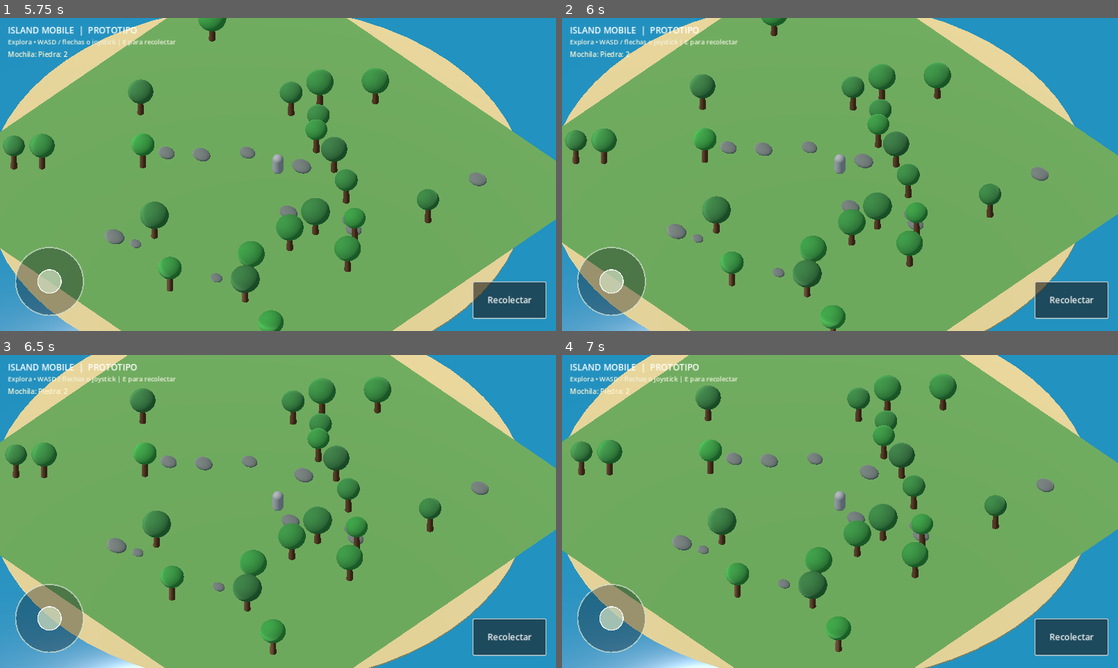
Above: before the commit, frames 1-4 (two rows, left to right).
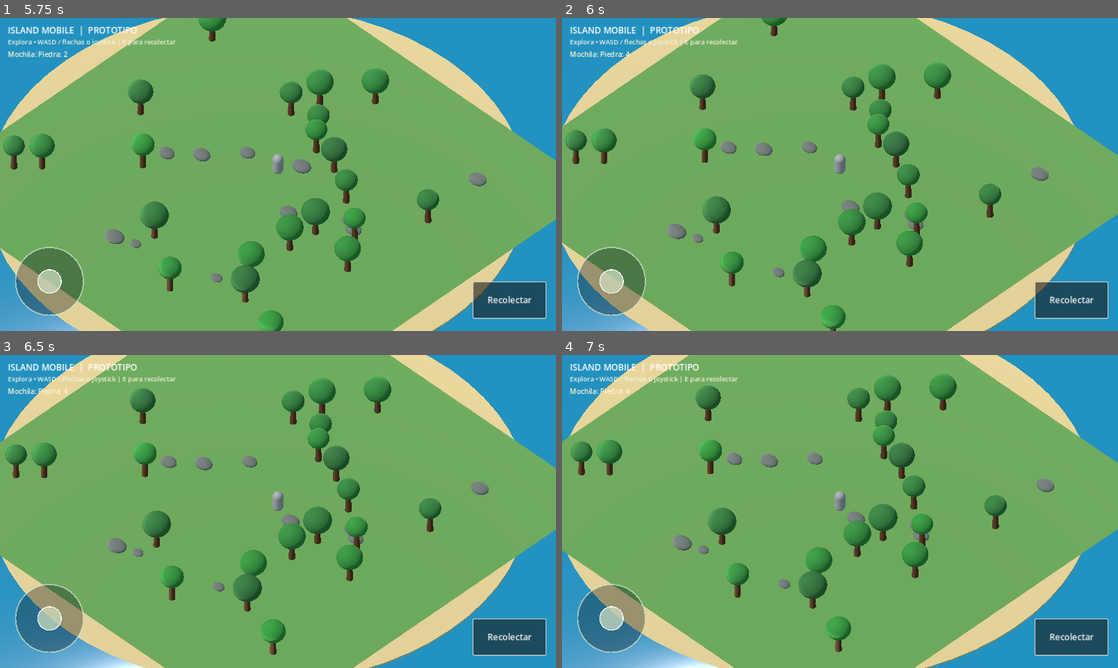
Above: after the commit, the same moments.

Repository: blackluis15-dev/Island-Mobile1
Game: Godot game, scene res://scenes/main.tscn
Same seed, same stepped clock (60 frames per second), same inputs: the game is played once before the commit and once after it.
Inputs (mouse positions are in pixels of both pictures, inside the frame that each line leads up to):
- Up to frame 1 (5.75 s): click "Recolectar" at 0.5 s; tap Enter at 1.25, 4.25 s; drag from (50, 280) to (333, 105) at 1.27 s; drag from (166, 190) to (250, 237) at 2.02 s; tap Space at 2.75 s; move the mouse to (333, 105) at 2.77 s; hold D (move_right) 2.78-3.5 s; tap E (interact, bound only after the commit) at 2.85, 4.35 s; drag from (250, 237) to (111, 127) at 3.52 s; move the mouse to (444, 221) at 4.27 s; hold A (move_left) 4.28-5 s; drag from (111, 127) to (194, 96) at 5.02 s
- Up to frame 2 (6 s): tap Space at 5.75 s; move the mouse to (867, 174) at 5.77 s; hold S (move_back) from 5.78 s (still down); tap E (interact, bound only after the commit) at 5.85 s; click (867, 174) at 5.92 s
- Up to frame 3 (6.5 s): keep holding S (move_back)
- Up to frame 4 (7 s): release S (move_back) at 6.5 s; drag from (756, 433) to (728, 527) at 6.52 s

Frame 1 is identical in both runs. In frame 2, 0.1% of the frame differs, in the area x 11-56%, y 10-48%; in frame 3, 0.1%; in frame 4, 0.1%.

Commit message:
Add E key for harvesting interaction

Diff:
--- a/project.godot
+++ b/project.godot
@@ -33,6 +33,11 @@
 "events": [Object(InputEventKey,"physical_keycode":83), Object(InputEventKey,"physical_keycode":4194322)]
 }
 
+interact={
+"deadzone": 0.2,
+"events": [Object(InputEventKey,"physical_keycode":69)]
+}
+
 [rendering]
 renderer/rendering_method="gl_compatibility"
 renderer/rendering_method.mobile="gl_compatibility"
